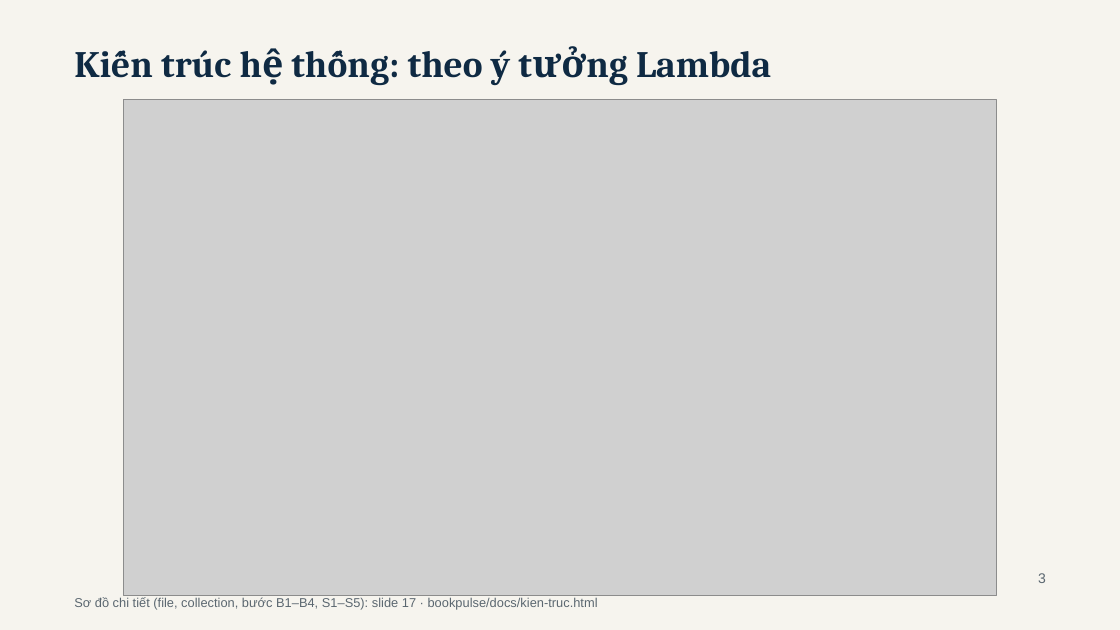
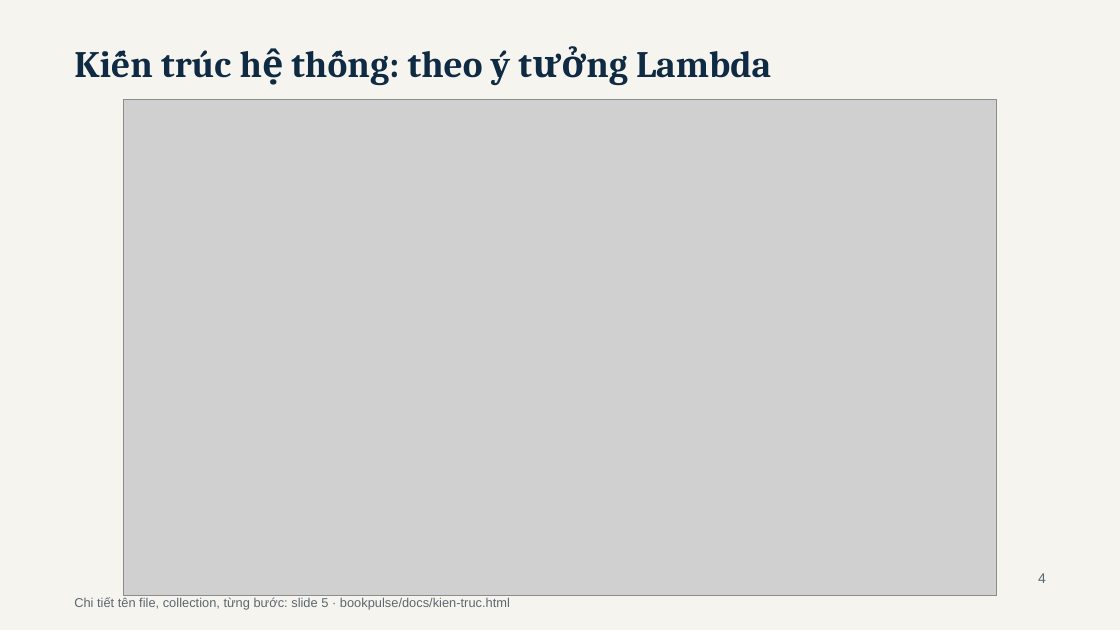
Before and after one commit to haoluonghuynhngoc/Group_06_BigData, a slide deck: slide 4 of Present/BookPulse - BDA501 Session 10 Final Presentation.pptx (slide 3 before the commit). Drawn at 1120x630 pixels with LibreOffice and Linux fonts; fonts in the diff are those of the drawing; grey boxes stand for pictures. Boxes give left, top, right and bottom in pixels: in the first picture for what was removed or moved away, otherwise in the second. Text is boxed around its words. In the diff, an @@ line names an element or a change of style, - is before the commit and + after.

Commit message:
Decks: Session 10 adds agenda, batch 4-step, one-event stream flow, fixes-after-review, detail architecture next to overview; Session 8 reworked as why topic -> architecture -> what it implies, team title, demo slide; slimmer detail diagram, shorter text; scripts, Q&A and demo refs renumbered

```diff
--- a/Present/BookPulse - BDA501 Session 10 Final Presentation.pptx
+++ b/Present/BookPulse - BDA501 Session 10 Final Presentation.pptx
@@ text at [74,597,510,610]: text changed @@
-Sơ đồ chi tiết (file, collection, bước B1–B4, S1–S5): slide 17 · bookpulse/docs/kien-truc.html
+Chi tiết tên file, collection, từng bước: slide 5 · bookpulse/docs/kien-truc.html
@@ text at [1038,573,1046,583]: text changed @@
-3
+4
```
Also in this commit, not shown: 14 other slides changed, 4 slides added, 5 other files.
